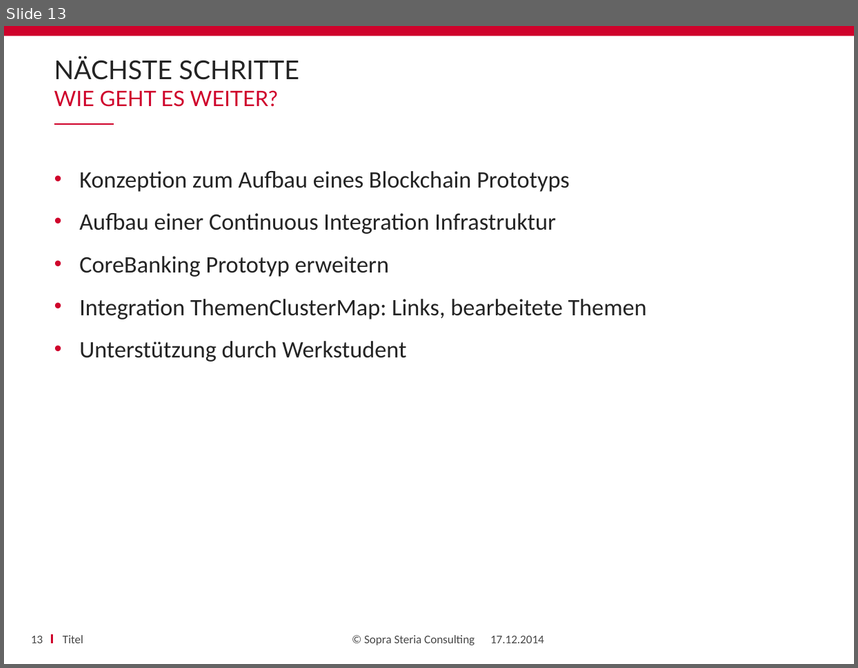
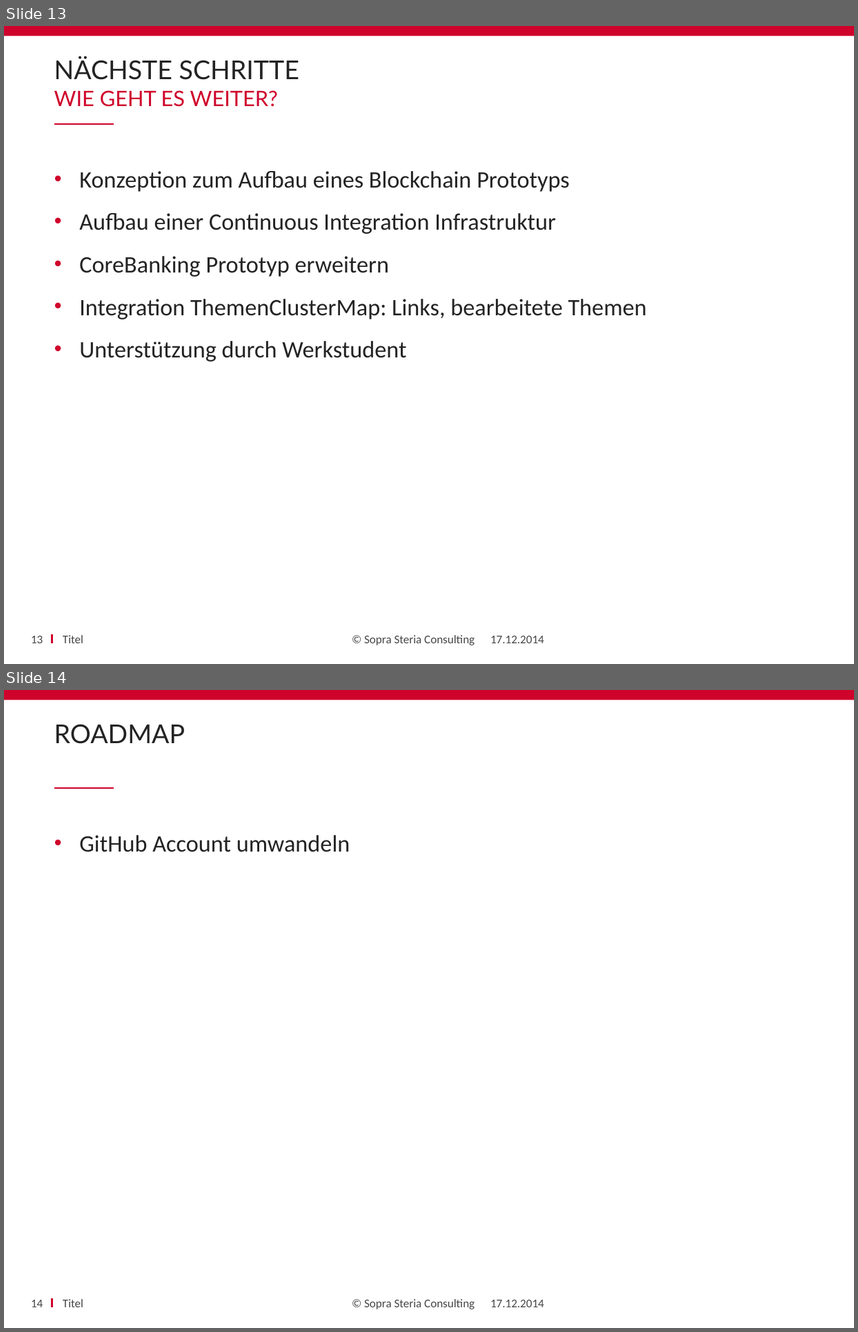
Before and after one commit to amueller0011stad/techupdate, a slide deck: TechUpdate_Status.pptx. Shown one above the other, each under a label of ours: slide 13 before the commit, slides 13 and 14 after it. The pictures are 858x668 and 858x1332 pixels, drawn with LibreOffice and Linux fonts; fonts in the diff are those of the drawing; background and template pictures are left out. Boxes give left, top, right and bottom in pixels: in the first picture for what was removed or moved away, otherwise in the second. Text is boxed around its words. In the diff, an @@ line names an element or a change of style, - is before the commit and + after.

Commit message:
update slides

```diff
--- a/TechUpdate_Status.pptx
+++ b/TechUpdate_Status.pptx
@@ slide 14 added at [4, 690, 854, 1328], background #FFFFFF; not listed: 4 template elements that a slide beside it also shows @@
@@ title added at [54, 724, 185, 744], 22 pt, text #232323 @@
+ROADMAP
@@ text added at [79, 835, 350, 852], 20 pt, text #232323 @@
+• GitHub Account umwandeln
@@ page number added at [31, 1299, 43, 1307], 10 pt, text #464646 @@
+14
@@ text added at [63, 1299, 83, 1307], 10 pt, text #464646 @@
+Titel
@@ text added at [490, 1299, 544, 1307], 10 pt, text #464646 @@
+17.12.2014
```
